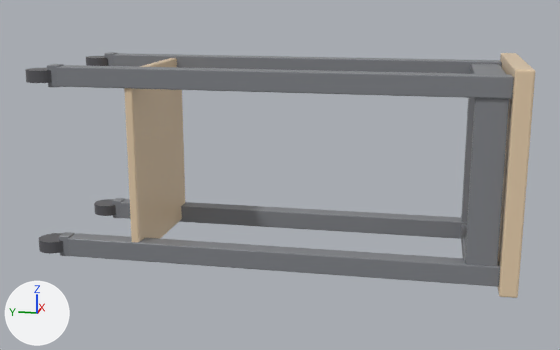
One commit to the glTF model models/robot_cart/robot_cart.glb: the scene before it, then after it.
Both versions are drawn from a 50 mm lens placed at (-1.624, -0.829, 0.365), pointed at (-0.009, -0.506, -0.039). Arrows for +X, +Y and +Z are at lower left; the lights stay in place. The picture after the commit comes second. Where no turn or scale is listed for an object, it has been applied to the vertices. Vertices at exactly the same position are counted once.

In view in the first picture: 'leg_0', 'leg_1', 'leg_2', 'leg_3', 'rail_-1', 'rail_1', 'rail_x-1', 'rail_x1', 'shelf', 'top', 'wheel_0', 'wheel_2' and 6 more.
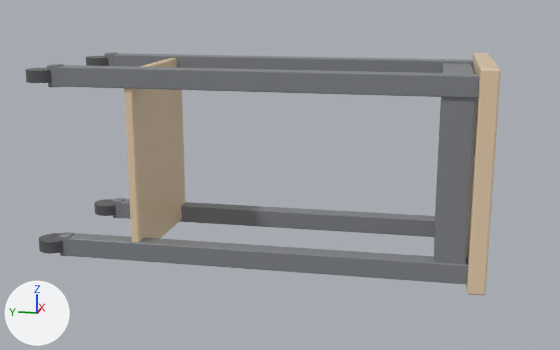
Where the newer file only moved an object's origin or applied its transform, the numbers keep the older frame.

Pixel boxes (x1, y1, x2, y2) of what changed, in the pictures (560 x 350 px; the box of a moved part takes in the faces that stretch with it):
'rail_x-1', moved
    before: (465, 98, 509, 266)
    after: (434, 97, 475, 264)
'top', moved
    before: (498, 53, 535, 298)
    after: (466, 52, 501, 295)
'leg_0', moved, rescaled (7% narrower)
    before: (68, 233, 500, 287)
    after: (68, 233, 468, 284)
'rail_x1', moved (mostly hidden afterwards)
    before: (461, 98, 475, 222)
    after: (435, 97, 442, 220)
'rail_1', moved
    before: (470, 64, 506, 74)
    after: (442, 63, 474, 74)
'rail_-1', moved (mostly hidden)
    before: (461, 224, 467, 259)
    after: (434, 223, 436, 249)
part 1 of me_cube_001, moved or reshaped
    before: (430, 256, 500, 287)
    after: (430, 256, 468, 284)

The change, as a diff of the scene's bpy script:
```diff
--- a/models/robot_cart/robot_cart.glb.py
+++ b/models/robot_cart/robot_cart.glb.py
@@ me_cube_001 @@
 # used by ob_leg_0; location = (-0.142, -0.521, -0.182)
-me_cube_001.from_pydata(...)  # 96 vertices, 188 faces; spans x -0.02..0.02, y -0.447..0.447, z -0.02..0.02
+me_cube_001.from_pydata(...)  # 96 vertices, 188 faces; spans x -0.02..0.02, y -0.387..0.447, z -0.02..0.02
+# me_cube_001 part 1: the whole mesh is scaled about its middle by (1, 0.933, 1), then moved by (0.0, 0.03, 0.0)
 me_cube_001.materials.append(mat_m_383a3fff)
@@ ob_top @@
 ob_top = bpy.data.objects.new('top', me_cube)
-ob_top.location = (0.0, -0.986, 0.0)
+ob_top.location = (0.0, -0.925, 0.0)
@@ ob_rail__1 @@
 ob_rail__1 = bpy.data.objects.new('rail_-1', me_cube_009)
-ob_rail__1.location = (0.0, -0.933, -0.182)
+ob_rail__1.location = (0.0, -0.873, -0.182)
@@ ob_rail_1 @@
 ob_rail_1 = bpy.data.objects.new('rail_1', me_cube_010)
-ob_rail_1.location = (0.0, -0.933, 0.182)
+ob_rail_1.location = (0.0, -0.873, 0.182)
@@ ob_rail_x_1 @@
 ob_rail_x_1 = bpy.data.objects.new('rail_x-1', me_cube_011)
-ob_rail_x_1.location = (-0.142, -0.933, 0.0)
+ob_rail_x_1.location = (-0.142, -0.873, 0.0)
@@ ob_rail_x1 @@
 ob_rail_x1 = bpy.data.objects.new('rail_x1', me_cube_012)
-ob_rail_x1.location = (0.142, -0.933, 0.0)
+ob_rail_x1.location = (0.142, -0.873, 0.0)
```
